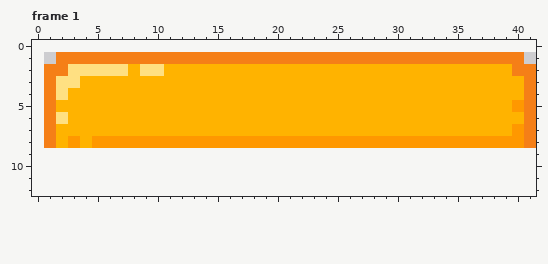
Two states of a pixel-art file, OneVersusOne/Sprites/Goal01.aseprite. Above is the file before it was changed.
41x8 pixels, 1 frame. Shown: frame 1. The old version is drawn lined up with the new one, on the new canvas. The commit also changed other frames, which this record leaves out.
New version:
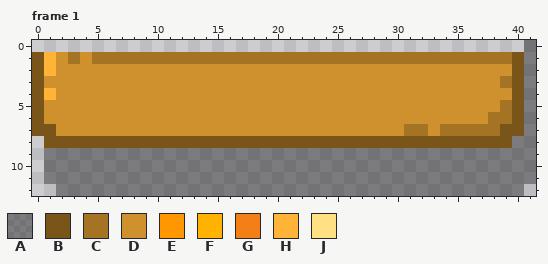
Palette (. is transparent): A #00000065  B #79551a  C #a47324  D #ce912e  E #ff9800  F #ffb300  G #f57f17  H #ffb337  J #ffe082
The exact change:
canvas 41x8 -> 42x13, the old top-left corner now at 1,1
--- frame 1
@@ x 0..41 @@
- 0 ..........................................
- 1 ..GGGGGGGGGGGGGGGGGGGGGGGGGGGGGGGGGGGGGGG.
- 2 .GGJJJJJFJJFFFFFFFFFFFFFFFFFFFFFFFFFFFFFGG
- 3 .GJJFFFFFFFFFFFFFFFFFFFFFFFFFFFFFFFFFFFFFG
- 4 .GJFFFFFFFFFFFFFFFFFFFFFFFFFFFFFFFFFFFFFFG
- 5 .GFFFFFFFFFFFFFFFFFFFFFFFFFFFFFFFFFFFFFFEG
- 6 .GJFFFFFFFFFFFFFFFFFFFFFFFFFFFFFFFFFFFFFFG
- 7 .GFFFFFFFFFFFFFFFFFFFFFFFFFFFFFFFFFFFFFFEG
- 8 .GFEFEEEEEEEEEEEEEEEEEEEEEEEEEEEEEEEEEEEEG
- 9 ..........................................
-10 ..........................................
-11 ..........................................
-12 ..........................................
+ 0 .........................................A
+ 1 BHDCDCCCCCCCCCCCCCCCCCCCCCCCCCCCCCCCCCCCBA
+ 2 BHDDDDDDDDDDDDDDDDDDDDDDDDDDDDDDDDDDDDDDBA
+ 3 BDDDDDDDDDDDDDDDDDDDDDDDDDDDDDDDDDDDDDDCBA
+ 4 BHDDDDDDDDDDDDDDDDDDDDDDDDDDDDDDDDDDDDDDBA
+ 5 BDDDDDDDDDDDDDDDDDDDDDDDDDDDDDDDDDDDDDDCBA
+ 6 BDDDDDDDDDDDDDDDDDDDDDDDDDDDDDDDDDDDDDCCBA
+ 7 BBDDDDDDDDDDDDDDDDDDDDDDDDDDDDDCCDCCCCCBBA
+ 8 .BBBBBBBBBBBBBBBBBBBBBBBBBBBBBBBBBBBBBBBAA
+ 9 .AAAAAAAAAAAAAAAAAAAAAAAAAAAAAAAAAAAAAAAAA
+10 .AAAAAAAAAAAAAAAAAAAAAAAAAAAAAAAAAAAAAAAAA
+11 .AAAAAAAAAAAAAAAAAAAAAAAAAAAAAAAAAAAAAAAAA
+12 ..AAAAAAAAAAAAAAAAAAAAAAAAAAAAAAAAAAAAAAA.
Where, in picture pixels (left, top, right, bottom), the same in both pictures:
changed: (32, 40, 536, 196)
